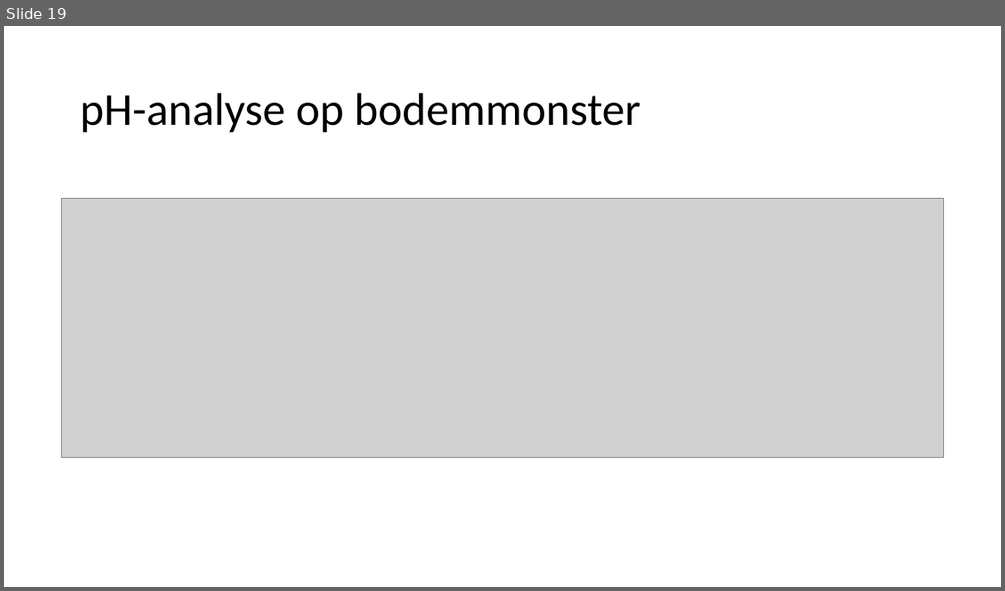
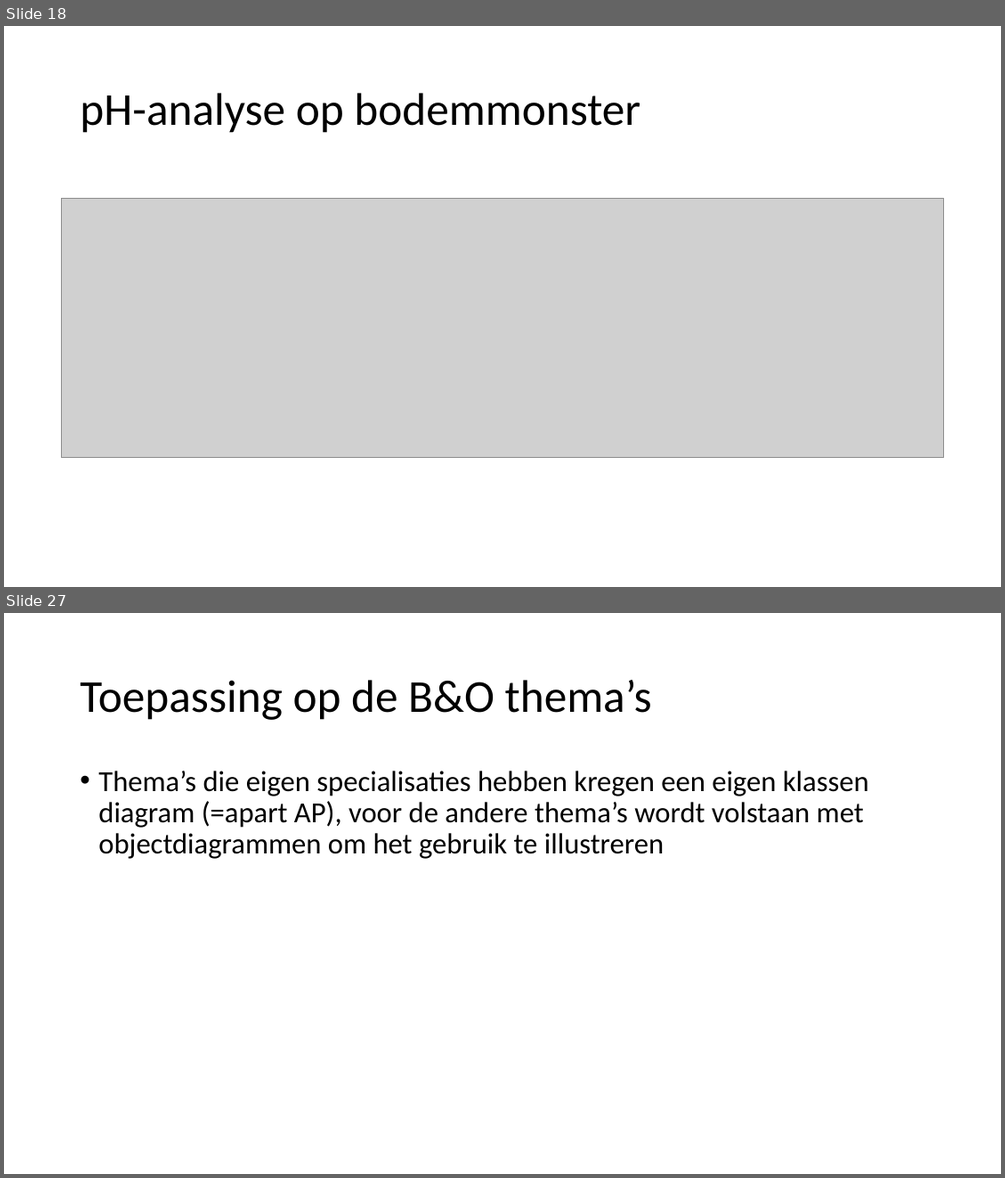
Before and after one commit to Informatievlaanderen/OSLOthema-bodemEnOndergrond, a slide deck: resources/consolidatie/WerkgroepConsolidatie20210531.pptx. Shown one above the other, each under a label of ours: slide 19 before the commit, slides 18 and 27 after it; the slides between them are not shown. The pictures are 1005x591 and 1005x1178 pixels, drawn with LibreOffice and Linux fonts; fonts in the diff are those of the drawing; grey boxes stand for pictures. Boxes give left, top, right and bottom in pixels: in the first picture for what was removed or moved away, otherwise in the second. Text is boxed around its words. In the diff, an @@ line names an element or a change of style, - is before the commit and + after.

```diff
--- a/resources/consolidatie/WerkgroepConsolidatie20210531.pptx
+++ b/resources/consolidatie/WerkgroepConsolidatie20210531.pptx
@@ slide 27 added at [4, 613, 1001, 1174], background #FFFFFF @@
@@ title added at [80, 680, 652, 720], 44 pt, text #000000 @@
+Toepassing op de B&O thema’s
@@ text added at [98, 771, 869, 859], 28 pt, text #000000 @@
+• Thema’s die eigen specialisaties hebben kregen een eigen klassen diagram (=apart AP), voor de andere thema’s wordt volstaan met objectdiagrammen om het gebruik te illustreren
@@ what was slide 19 is now slide 18 @@
```
Also in this commit, not shown: 1 slide changed, 14 other slides added, 5 slides removed.
